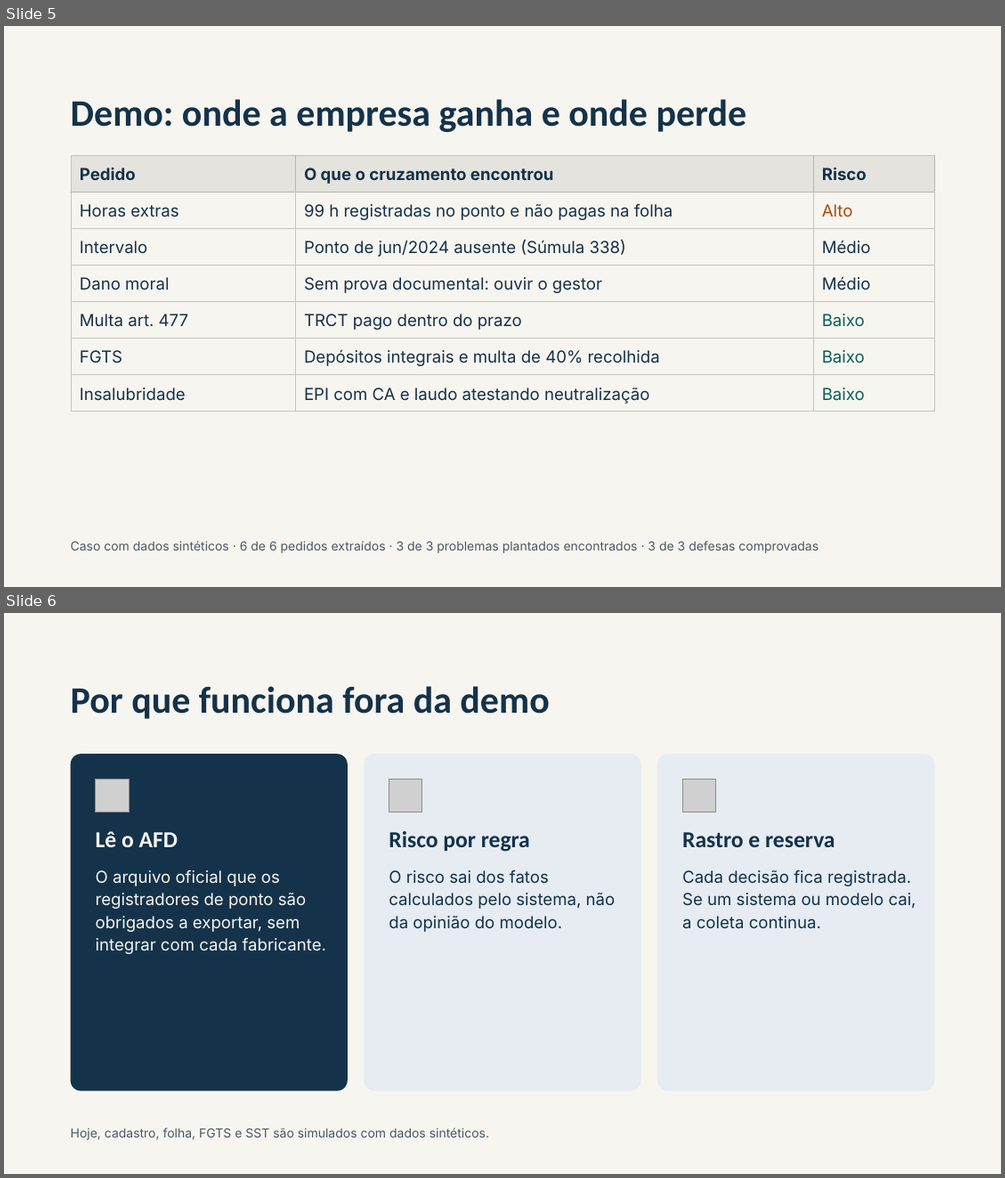
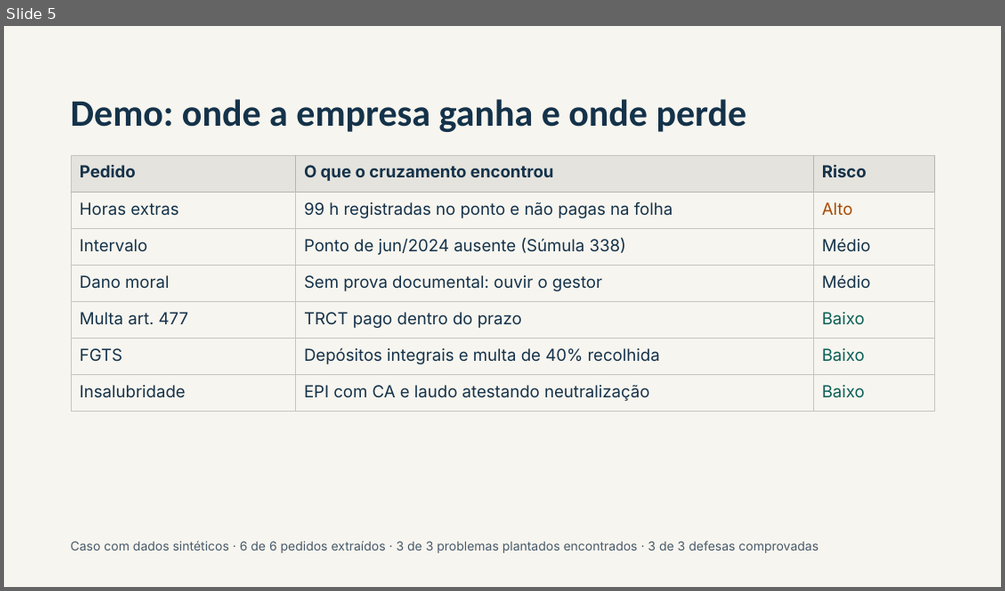
Before and after one commit to hugo-ryanf/subsidia, a slide deck: Subsídia Pitch.pptx. Shown one above the other, each under a label of ours: slides 5 and 6 before the commit, slide 5 after it. The pictures are 1005x1178 and 1005x591 pixels, drawn with LibreOffice and Linux fonts; fonts in the diff are those of the drawing; grey boxes stand for pictures. Boxes give left, top, right and bottom in pixels: in the first picture for what was removed or moved away, otherwise in the second. Text is boxed around its words. In the diff, an @@ line names an element or a change of style, - is before the commit and + after.

```diff
--- a/Subsídia Pitch.pptx
+++ b/Subsídia Pitch.pptx
@@ slide 6 removed at [4, 613, 1001, 1174], background #F7F5EF @@
@@ title removed at [71, 686, 549, 719] @@
-Por que funciona fora da demo
@@ rounded rectangle removed at [71, 754, 348, 1091] @@
@@ rounded rectangle removed at [364, 754, 640, 1091] @@
@@ rounded rectangle removed at [657, 754, 934, 1091] @@
@@ picture removed at [96, 779, 128, 811] @@
@@ picture removed at [389, 779, 422, 811] @@
@@ picture removed at [682, 779, 715, 811] @@
@@ text removed at [96, 831, 178, 847] @@
-Lê o AFD
@@ text removed at [388, 831, 530, 852] @@
-Risco por regra
@@ text removed at [682, 832, 835, 847] @@
-Rastro e reserva
@@ text removed at [96, 870, 326, 954] @@
-O arquivo oficial que os registradores de ponto são obrigados a exportar, sem integrar com cada fabricante.
@@ text removed at [388, 870, 615, 932] @@
-O risco sai dos fatos calculados pelo sistema, não da opinião do modelo.
@@ text removed at [682, 870, 916, 929] @@
-Cada decisão fica registrada. Se um sistema ou modelo cai, a coleta continua.
@@ text removed at [71, 1127, 489, 1140] @@
-Hoje, cadastro, folha, FGTS e SST são simulados com dados sintéticos.
@@ slide 5 changed as well @@
@@ table at [72, 155, 935, 411] @@
@@ borders changed @@
```
Also in this commit, not shown: 2 other slides changed.
